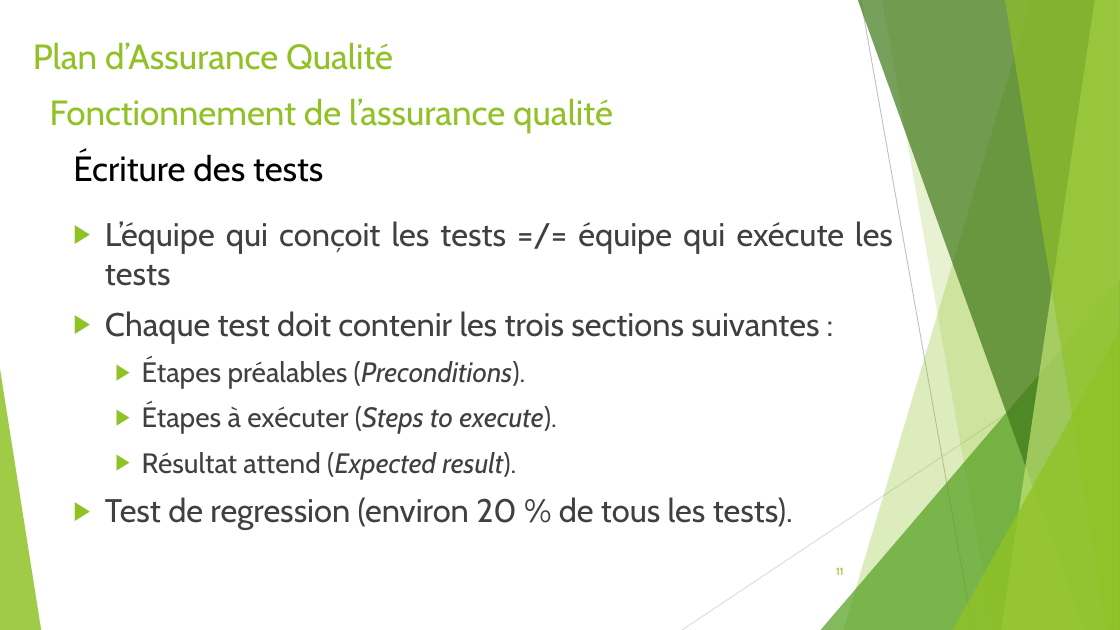
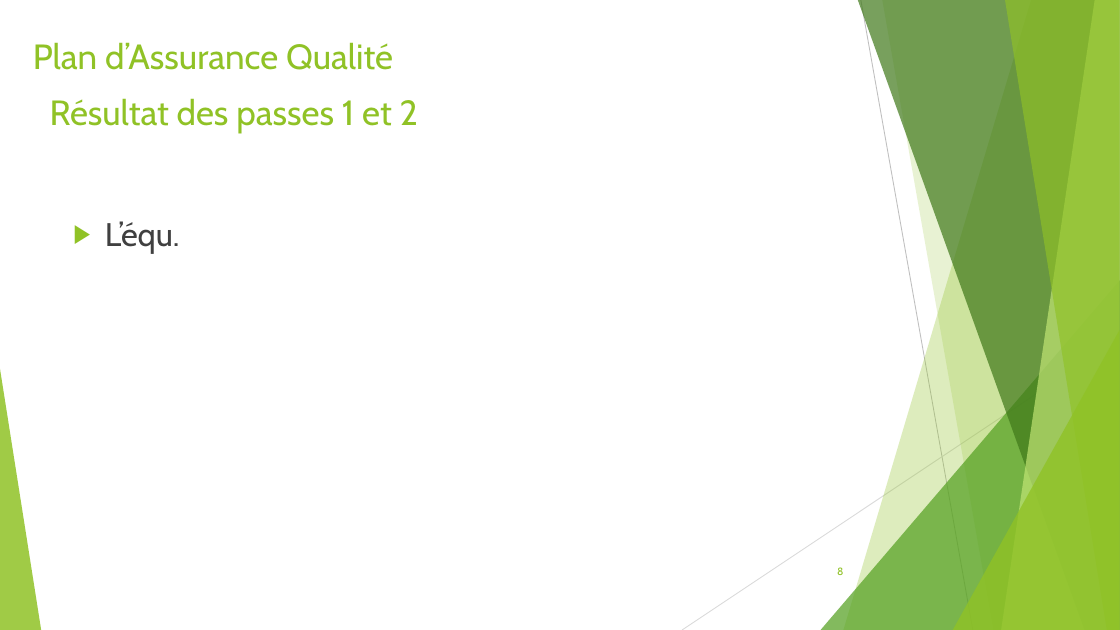
Before and after one commit to gab4321/ProjetS5, a slide deck: slide 8 of Gestion/L1 Présentation.pptx (slide 11 before the commit). Drawn at 1120x630 pixels with LibreOffice and Linux fonts; fonts in the diff are those of the drawing. Boxes give left, top, right and bottom in pixels: in the first picture for what was removed or moved away, otherwise in the second. Text is boxed around its words. In the diff, an @@ line names an element or a change of style, - is before the commit and + after.

```diff
--- a/Gestion/L1 Présentation.pptx
+++ b/Gestion/L1 Présentation.pptx
@@ text at (50,98,418,134): text changed @@
-Fonctionnement de l’assurance qualité
+Résultat des passes 1 et 2
@@ text removed at (73,152,323,182) @@
-Écriture des tests
@@ text at (105,221,180,254): text changed @@
-▶ L’équipe qui conçoit les tests =/= équipe qui exécute les tests
-▶ Chaque test doit contenir les trois sections suivantes :
-  ▶ Étapes préalables (Preconditions).
-  ▶ Étapes à exécuter (Steps to execute).
-  ▶ Résultat attend (Expected result).
-▶ Test de regression (environ 20 % de tous les tests).
+▶ L’équ.
@@ page number at (837,567,843,575): text changed @@
-11
+8
```
Also in this commit, not shown: 6 other slides changed, 2 slides added, 19 slides removed, 2 other files.
